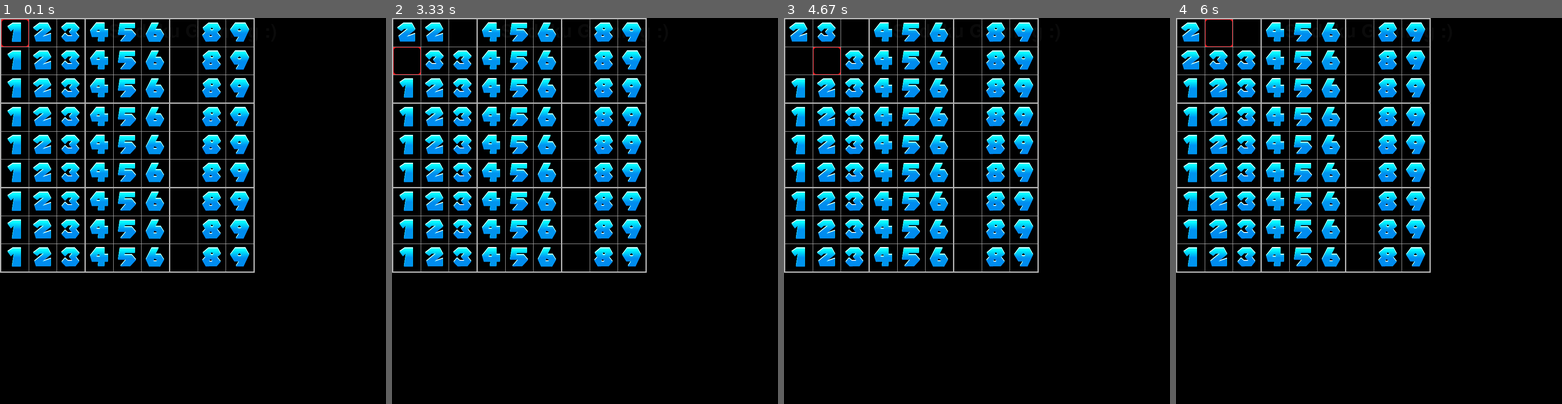
Above: before the commit, frames 1-4 (left to right).
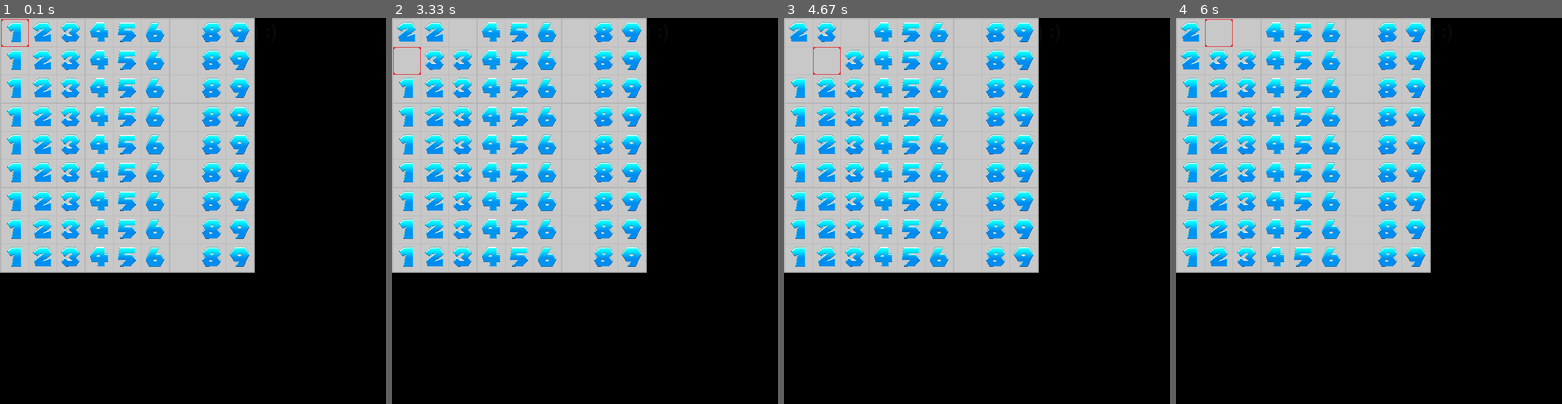
Above: after the commit, the same moments.

Repository: lexi-h/mysudoku-pygame
Game: pygame game, started from sudoku-main.py
The game is run twice, just before and just after one commit, with the same random seed, the same clock (stepped at 60 frames per second) and the same inputs.
Inputs:
- Up to frame 1 (0.1 s): no input
- Up to frame 2 (3.33 s): tap 2 at 0.33, 0.82, 2.15 s; hold Right 0.67-1.13 s; hold Up 1.17-1.47 s; tap 3 at 1.32, 2.72 s; hold Right 1.5-1.97 s; tap 0 at 1.65, 3.05 s; hold Left 2-2.53 s; hold Down 2.57-2.87 s; hold Left 2.9-3.3 s
- Up to frame 3 (4.67 s): hold Up 3.33-3.7 s; tap 2 at 3.48 s; hold Right 3.73-4.37 s; tap 3 at 3.88 s; hold Down from 4.4 s (still down); tap 0 at 4.55 s
- Up to frame 4 (6 s): release Down at 4.77 s; hold Left 4.8-5.27 s; tap 2 at 4.95 s; hold Right 5.3-5.77 s; tap 3 at 5.45 s; hold Up from 5.8 s (still down); tap 0 at 5.95 s

The runs differ from the first frame. In frame 1, 28% of the frame differs, in the area x 0-66%, y 0-66%; in frame 2, 29%; in frame 3, 29%; in frame 4, 29%.

Commit message:
added isModifiable and background colors to Tile

Diff:
--- a/sudoku-main.py
+++ b/sudoku-main.py
@@ -1,7 +1,13 @@
 import os, sys, pygame
+
+#color constants
+WHITE = (255,255,255)
+GREY = (170, 170, 170)
 
 main_dir = os.path.split(os.path.abspath(__file__))[0]
 data_dir = os.path.join(main_dir, "data")
+
+
 
 def init_board():
     one_row = [1,2,3, 4,5,6, -1,8,9]
@@ -37,7 +43,7 @@
 class Tile(pygame.sprite.Sprite):
     """all the tiles"""
 
-    def __init__(self, value=-1, boardx=0, boardy=0):
+    def __init__(self, value=-1, boardx=0, boardy=0, isModifiable=True):
         pygame.sprite.Sprite.__init__(self) # calls parent Sprite initializer
         self.value = value
         self.image_name = "empty.png"
@@ -46,6 +52,13 @@
         self.image, self.rect = load_image(self.image_name, -1)
         self.boardx = boardx
         self.boardy = boardy
+        self.isModifiable = isModifiable
+
+        self.background_color = "grey"
+        if self.isModifiable:
+            self.background_color = "white"
+
+        self.background_image, self.background_rect = load_image(self.background_color + ".png", None)
 
     def __str__(self):
         return "VALUE=%s, IMAGENAME=%s, bx=%s, by=%s" % (self.value, self.image_name, self.boardx, self.boardy)
@@ -53,14 +66,20 @@
     def draw(self, screen):
         screenx = 3 + self.boardx*65 + int(self.boardx / 3) * 2
         screeny = 3 + self.boardy*65 + int(self.boardy / 3) * 2
+
+        #draw background
+        screen.blit(self.background_image, (screenx, screeny))
+
+        #draw number
         screen.blit(self.image, (screenx, screeny))
 
     def modify(self, new_value):
-        self.value = new_value
-        self.image_name = "empty.png"
-        if self.value != -1:
-            self.image_name = "blue" + str(self.value) + ".png"
-        self.image, self.rect = load_image(self.image_name, -1)
+        if self.isModifiable:
+            self.value = new_value
+            self.image_name = "empty.png"
+            if self.value != -1:
+                self.image_name = "blue" + str(self.value) + ".png"
+            self.image, self.rect = load_image(self.image_name, -1)
 
 class Cursor(pygame.sprite.Sprite):
     """the red box cursor"""
Binary file added: data/grey.png
Binary file added: data/white.png
